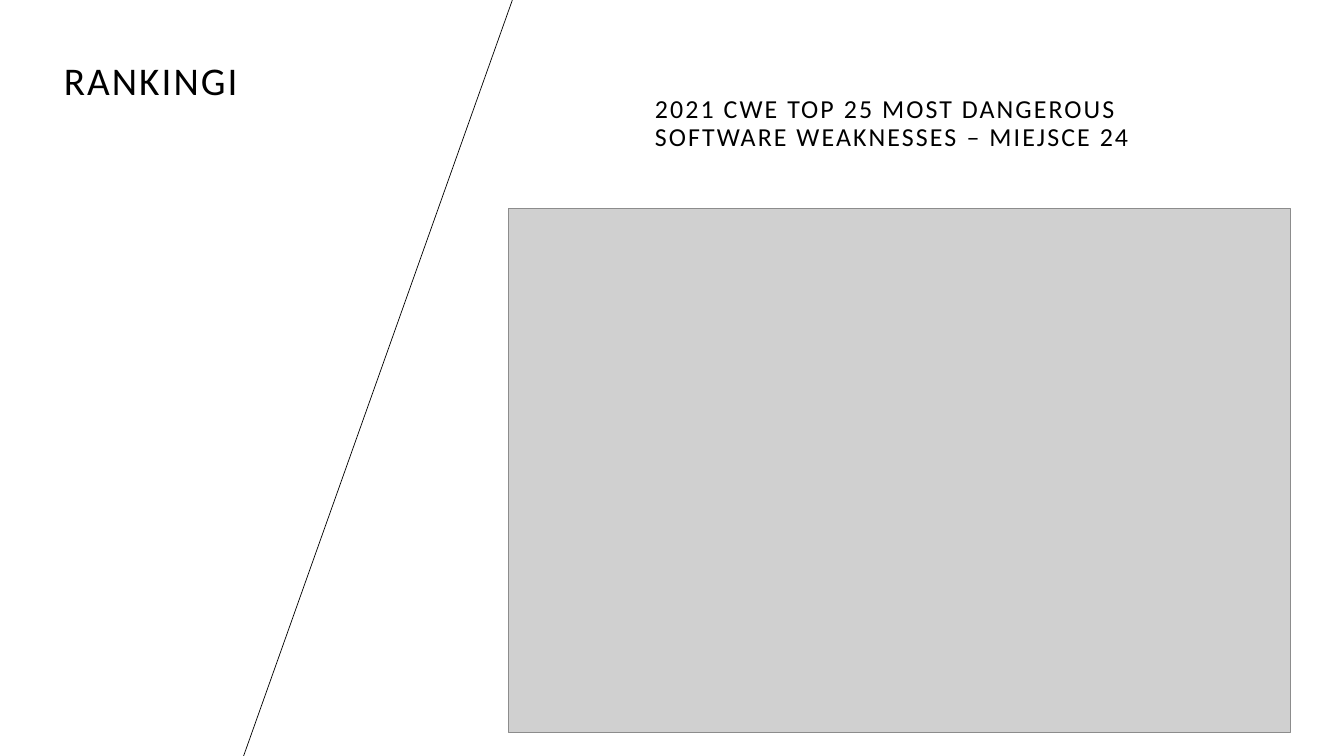
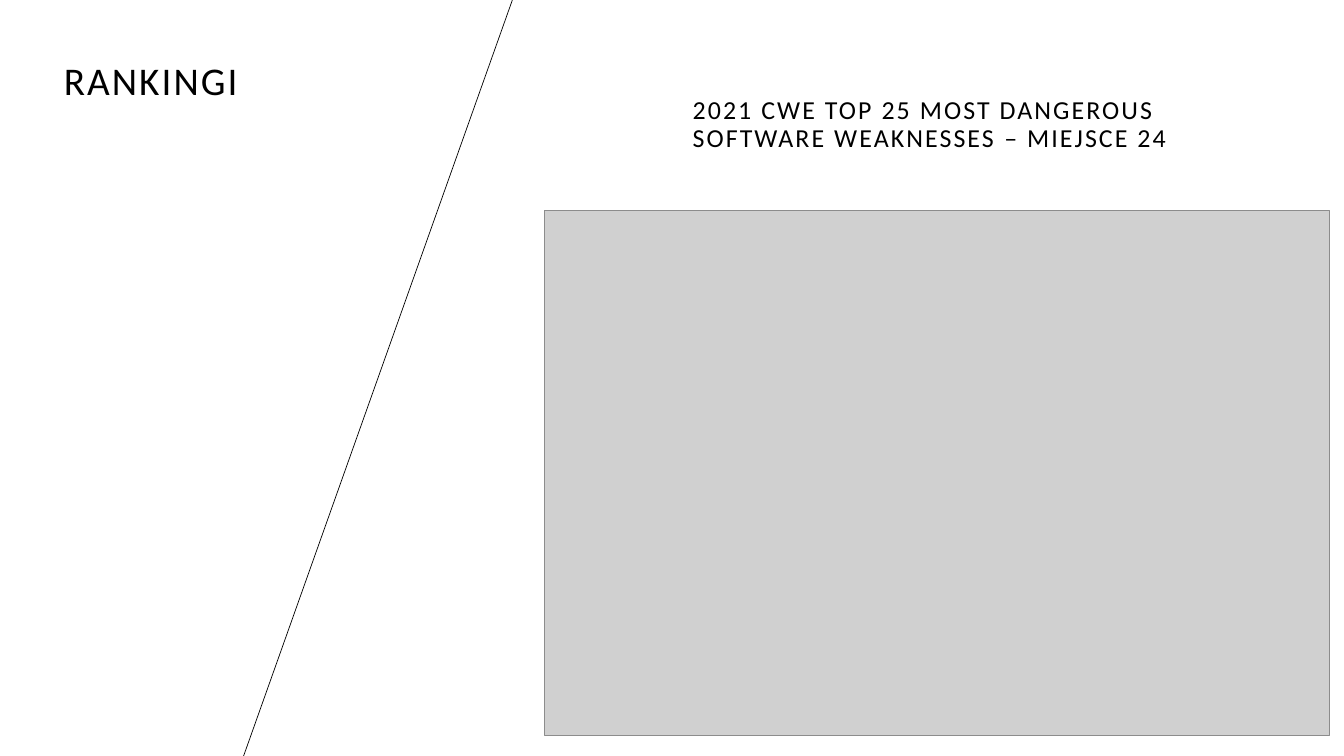
Before and after one commit to shionorix/SSRF-project, a slide deck: slide 5 of Podatność Server Side Request Forgery z wykorzystaniem strony.pptx. Drawn at 1344x756 pixels with LibreOffice and Linux fonts; fonts in the diff are those of the drawing; grey boxes stand for pictures; background and template pictures are left out. Boxes give left, top, right and bottom in pixels: in the first picture for what was removed or moved away, otherwise in the second. Text is boxed around its words. In the diff, an @@ line names an element or a change of style, - is before the commit and + after.

```diff
--- a/Podatność Server Side Request Forgery z wykorzystaniem strony.pptx
+++ b/Podatność Server Side Request Forgery z wykorzystaniem strony.pptx
@@ text "2021 CWE TOP 25 MOST ...": place and size @@
-text "2021 CWE TOP 25 MOST ..." at [655,101,1128,146]
+text "2021 CWE TOP 25 MOST ..." at [693,102,1165,147]
@@ picture: place and size @@
-picture at [508,209,1291,733]
+picture at [544,211,1329,736]
```
Also in this commit, not shown: 4 other slides changed.
